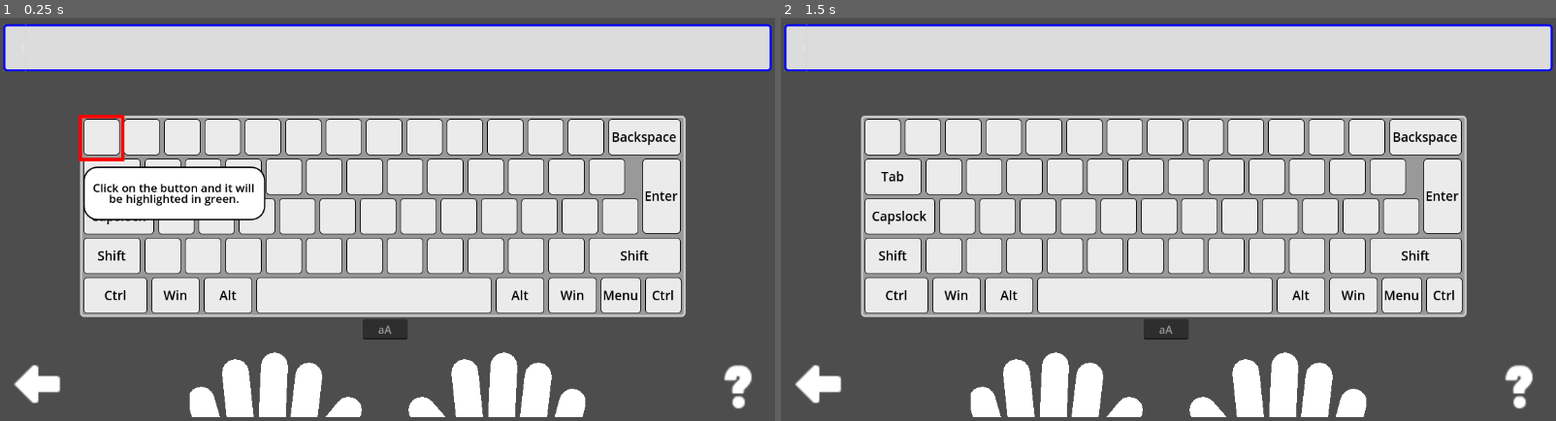
Above: before the commit, frames 1-2 (left to right).
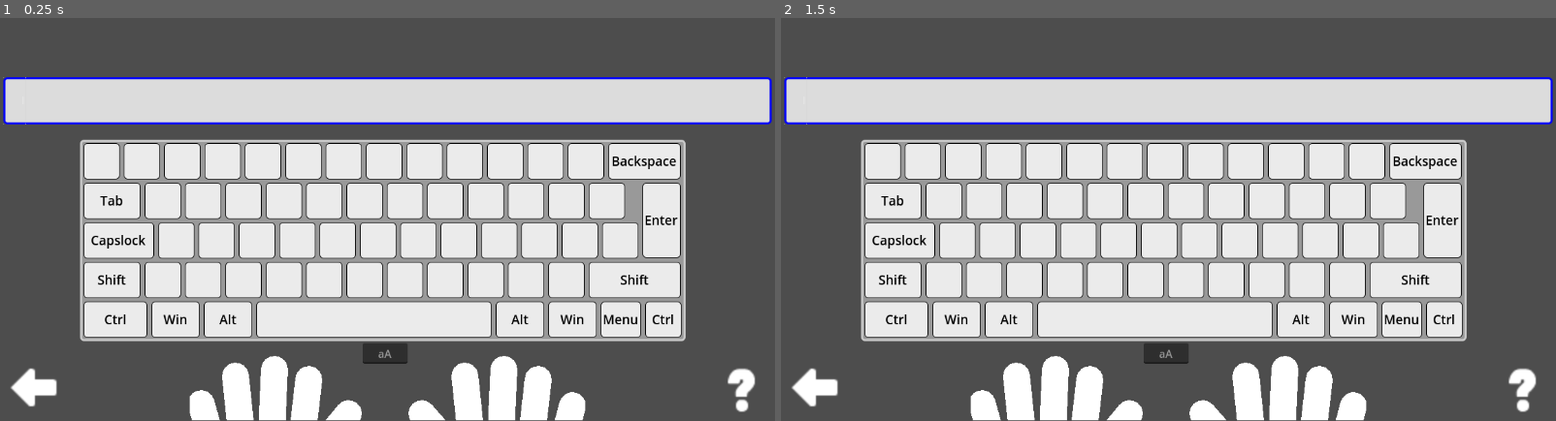
Above: after the commit, the same moments.

Repository: Medex81/100mina
Game: Godot game, scene res://app/scenes/types.tscn
Two runs of this game, one before a commit and one after it. Both use one fixed random seed, a clock stepped at 60 frames per second and the inputs below. This scene is started directly instead of the project's main scene.
Inputs (mouse positions are in pixels of both pictures, inside the frame that each line leads up to; where the layout moved, square brackets give the same spot in the first picture):
- Up to frame 1 (0.25 s): no input
- Up to frame 2 (1.5 s): click (881, 159) [881, 134] at 0.5 s; click (920, 159) [920, 134] at 1.25 s

The runs differ from the first frame. In frame 1, 46% of the frame differs, in the area x 0-100%, y 1-100%; in frame 2, 45%.

Commit message:
Code optimization

Diff:
--- a/app/scenes/lessons.gd
+++ b/app/scenes/lessons.gd
@@ -46,7 +46,7 @@
 	get_tree().call_group(TutorStep.group_name, TutorStep.group_method, "step_dialog")
 
 func start_lesson(lesson:String):
-	var parts = TypeEngine.get_lesson_parts(lesson)
+	var parts = TypeEngine.load_lesson(lesson)
 	_lang = TypeEngine.get_lesson_lang(lesson)
 	if not TypeEngine.is_keyboard_exists(_lang):
 		OS.alert(tr("key_error_kb_not_exists").format([_lang, lesson]), tr("key_title_error"))
--- a/app/scenes/lessons.tscn
+++ b/app/scenes/lessons.tscn
@@ -200,7 +200,7 @@
 custom_minimum_size = Vector2(100, 100)
 layout_mode = 2
 size_flags_horizontal = 3
-tooltip_text = "key_tutor_export"
+tooltip_text = "key_tutor_export_lesson"
 texture_normal = ExtResource("10_c3242")
 ignore_texture_size = true
 stretch_mode = 5
@@ -209,7 +209,7 @@
 custom_minimum_size = Vector2(100, 100)
 layout_mode = 2
 size_flags_horizontal = 3
-tooltip_text = "key_tutor_import"
+tooltip_text = "key_tutor_import_lesson"
 texture_normal = ExtResource("11_0t1ba")
 ignore_texture_size = true
 stretch_mode = 5
@@ -312,7 +312,7 @@
 offset_left = -200.0
 offset_top = -250.0
 offset_right = 200.0
-offset_bottom = 250.0
+offset_bottom = 272.0
 create_lesson = "res://app/scenes/tutor/tutor_create_lesson.tscn"
 create_keyboard = "res://app/scenes/tutor/tutor_create_keyboard.tscn"
 export = "res://app/scenes/tutor/tutor_export.tscn"
--- a/app/scenes/parts.gd
+++ b/app/scenes/parts.gd
@@ -20,7 +20,7 @@
 		if new_part not in _parts:
 			_parts[new_part] = ""
 			$list.add_item(new_part)
-			TypeEngine.save_parts(_lesson, make_lesson_dict())
+			TypeEngine.save_lesson(_lesson, make_lesson_dict())
 			get_tree().call_group(TutorStep.group_name, TutorStep.group_method, "step_sel_new_part")
 	else:
 		OS.alert(tr("key_error_empty_part_name"), tr("key_title_error"))
@@ -35,7 +35,7 @@
 	var select_id = $list.get_selected_items() as Array
 	if not select_id.is_empty():
 		_parts.erase($list.get_item_text(select_id.front()))
-		TypeEngine.save_parts(_lesson, make_lesson_dict())
+		TypeEngine.save_lesson(_lesson, make_lesson_dict())
 		add_items_filtered()
 
 # fill in the list of parts from the lesson data
@@ -48,7 +48,7 @@
 		return
 	emit_signal("send_part_clicked", "")
 	_lesson = lesson
-	_parts = TypeEngine.get_lesson_parts(lesson)
+	_parts = TypeEngine.load_lesson(lesson)
 	_lang = TypeEngine.get_lesson_lang(lesson)
 	add_items_filtered()
 
@@ -67,7 +67,7 @@
 	var select_id = $list.get_selected_items() as Array
 	if not select_id.is_empty() and not _lesson.is_empty():
 		_parts[$list.get_item_text(select_id.front())] = symbols
-		TypeEngine.save_parts(_lesson, make_lesson_dict())
+		TypeEngine.save_lesson(_lesson, make_lesson_dict())
 		OS.alert(tr("key_done_part_saved"), "")
 	else:
 		OS.alert(tr("key_error_not_selected_part"), tr("key_title_error"))
--- a/app/scenes/tutor/tutor_new_keyboard.tscn
+++ b/app/scenes/tutor/tutor_new_keyboard.tscn
@@ -10,36 +10,45 @@
 anchor_bottom = 1.0
 grow_horizontal = 2
 grow_vertical = 2
+metadata/_edit_use_anchors_ = true
 
 [node name="first" parent="." instance=ExtResource("1_1mdre")]
-visible = false
 layout_mode = 1
 anchors_preset = -1
-anchor_left = 0.107
-anchor_top = 0.301
-anchor_right = 0.157
-anchor_bottom = 0.379
-offset_left = -91.3
-offset_top = -14.8
-offset_right = 134.1
-offset_bottom = 41.656
+anchor_left = 0.5
+anchor_top = 0.573
+anchor_right = 0.5
+anchor_bottom = 0.573
+offset_left = -409.0
+offset_top = -53.304
+offset_right = -126.0
+offset_bottom = 53.696
 _hint = "key_tutor_kb_first"
 is_paused = true
 
 [node name="step_goal" parent="first" instance=ExtResource("2_4kmvb")]
-layout_mode = 0
-offset_left = -4.0
-offset_top = -74.0
-offset_right = 59.0
-offset_bottom = -10.0
+layout_mode = 1
+anchors_preset = -1
+anchor_left = 1.58
+anchor_top = 3.068
+anchor_right = 1.58
+anchor_bottom = 3.068
+offset_left = -494.14
+offset_top = -413.276
+offset_right = -431.14
+offset_bottom = -358.276
 
 [node name="lineedit" parent="." instance=ExtResource("1_1mdre")]
-visible = false
-layout_mode = 0
-offset_left = 253.0
-offset_top = 10.5
-offset_right = 639.0
-offset_bottom = 278.5
+layout_mode = 1
+anchors_preset = -1
+anchor_left = 0.5
+anchor_top = 0.572
+anchor_right = 0.5
+anchor_bottom = 0.572
+offset_left = -203.0
+offset_top = -130.656
+offset_right = 183.0
+offset_bottom = 137.344
 _hint = "key_tutor_kb_lineedit"
 
 [node name="step_goal" parent="lineedit" instance=ExtResource("2_4kmvb")]
--- a/app/scenes/types.gd
+++ b/app/scenes/types.gd
@@ -1,15 +1,23 @@
 extends Control
 
 @export_file("*.tscn") var new_kb_tutor:String
+@export_file("*.tscn") var keyboard_start_tutor:String
 var _scene_data:KeyboardDataResource
 
 func _ready():
 	_scene_data = TypeEngine.scene_mediator.get(TypeEngine.keyboard_scene, null) as KeyboardDataResource
-	if _scene_data and not _scene_data.edit_mode:
-		$margin/help.hide()
+	if _scene_data:
+		state(_scene_data.edit_mode)
+		if _scene_data.edit_mode:
+			if not new_kb_tutor.is_empty():
+				help_tutor()
+		else:
+			if not keyboard_start_tutor.is_empty() and not TypeEngine.is_tutor_done(keyboard_start_tutor.get_file().get_basename()):
+				TypeEngine.add_tutor(keyboard_start_tutor, self)
 
-	if not new_kb_tutor.is_empty() and not TypeEngine.is_tutor_done(new_kb_tutor.get_file().get_basename()):
-		help_tutor()
+func state(mode:bool):
+	$help.visible = mode
+	$fingers.visible = !mode
 
 func help_tutor():
-	TypeEngine.add_tutor(new_kb_tutor, $margin/vbox/keyboards/keyboard)
+	TypeEngine.add_tutor(new_kb_tutor, self)
--- a/app/scenes/types.tscn
+++ b/app/scenes/types.tscn
@@ -31,35 +31,30 @@
 size_flags_stretch_ratio = 0.0
 script = ExtResource("1_com5d")
 new_kb_tutor = "res://app/scenes/tutor/tutor_new_keyboard.tscn"
+keyboard_start_tutor = "res://app/scenes/tutor/tutor_start_type.tscn"
 metadata/_edit_use_anchors_ = true
 
-[node name="margin" type="MarginContainer" parent="."]
-layout_mode = 1
-anchors_preset = 15
-anchor_right = 1.0
-anchor_bottom = 1.0
-grow_horizontal = 2
-grow_vertical = 2
-theme_override_constants/margin_left = 5
-theme_override_constants/margin_top = 5
-theme_override_constants/margin_right = 5
-theme_override_constants/margin_bottom = 5
-metadata/_edit_use_anchors_ = true
-
-[node name="vbox" type="VBoxContainer" parent="margin"]
-layout_mode = 2
-
-[node name="type_area" type="Panel" parent="margin/vbox"]
+[node name="type_area" type="Panel" parent="."]
 custom_minimum_size = Vector2(0, 70)
-layout_mode = 2
-size_flags_vertical = 10
-size_flags_stretch_ratio = 1.04
+layout_mode = 1
+anchors_preset = 14
+anchor_top = 0.5
+anchor_right = 1.0
+anchor_bottom = 0.5
+offset_left = 5.0
+offset_top = -188.0
+offset_right = -5.0
+offset_bottom = -118.0
+grow_horizontal = 2
+grow_vertical = 2
+size_flags_vertical = 0
+size_flags_stretch_ratio = 0.0
 theme_override_styles/panel = SubResource("StyleBoxFlat_6vyuw")
 script = ExtResource("1_16nid")
 _sound_error = "res://assets/sounds/error.wav"
 _sound_success = "res://assets/sounds/success.wav"
 
-[node name="HBoxContainer" type="HBoxContainer" parent="margin/vbox/type_area"]
+[node name="HBoxContainer" type="HBoxContainer" parent="type_area"]
 layout_mode = 1
 anchors_preset = 15
 anchor_right = 1.0
@@ -70,7 +65,7 @@
 alignment = 1
 metadata/_edit_use_anchors_ = true
 
-[node name="accept" type="LineEdit" parent="margin/vbox/type_area/HBoxContainer"]
+[node name="accept" type="LineEdit" parent="type_area/HBoxContainer"]
 clip_contents = true
 layout_mode = 2
 theme_override_font_sizes/font_size = 7
@@ -84,7 +79,7 @@
 flat = true
 caret_mid_grapheme = false
 
-[node name="input" type="Label" parent="margin/vbox/type_area/HBoxContainer"]
+[node name="input" type="Label" parent="type_area/HBoxContainer"]
 layout_mode = 2
 size_flags_horizontal = 3
 size_flags_vertical = 1
@@ -97,19 +92,26 @@
 autowrap_mode = 1
 clip_text = true
 
-[node name="Timer" type="Timer" parent="margin/vbox/type_area"]
+[node name="Timer" type="Timer" parent="type_area"]
 wait_time = 0.5
 one_shot = true
 
-[node name="AudioStreamPlayer2D" type="AudioStreamPlayer2D" parent="margin/vbox/type_area"]
-
-[node name="keyboards" type="Control" parent="margin/vbox"]
+[node name="AudioStreamPlayer2D" type="AudioStreamPlayer2D" parent="type_area"]
+
+[node name="keyboards" type="Control" parent="."]
 layout_mode = 2
+anchors_preset = 0
+anchor_left = 0.5
+anchor_top = 0.573
+anchor_right = 0.5
+anchor_bottom = 0.573
+offset_top = -0.304016
+offset_bottom = -0.304016
 size_flags_horizontal = 4
-size_flags_vertical = 3
+size_flags_vertical = 4
 size_flags_stretch_ratio = 3.45
 
-[node name="keyboard" parent="margin/vbox/keyboards" instance=ExtResource("1_4u2va")]
+[node name="keyboard" parent="keyboards" instance=ExtResource("1_4u2va")]
 layout_mode = 1
 anchors_preset = 8
 anchor_left = 0.5
@@ -121,15 +123,21 @@
 offset_right = 443.0
 offset_bottom = 157.5
 
-[node name="fingers" type="Control" parent="margin/vbox"]
+[node name="fingers" type="Control" parent="."]
 custom_minimum_size = Vector2(0, 100)
-layout_mode = 2
-size_flags_vertical = 3
+layout_mode = 1
+anchors_preset = 12
+anchor_top = 1.0
+anchor_right = 1.0
+anchor_bottom = 1.0
+grow_horizontal = 2
+grow_vertical = 0
+size_flags_vertical = 8
 size_flags_stretch_ratio = 0.0
 mouse_filter = 2
 script = ExtResource("4_wkajq")
 
-[node name="Control" type="Control" parent="margin/vbox/fingers"]
+[node name="Control" type="Control" parent="fingers"]
 clip_contents = true
 layout_mode = 1
 anchors_preset = 8
@@ -144,79 +152,85 @@
 grow_horizontal = 2
 grow_vertical = 2
 
-[node name="l1" type="Line2D" parent="margin/vbox/fingers/Control"]
+[node name="l1" type="Line2D" parent="fingers/Control"]
 position = Vector2(-133, 8)
 points = PackedVector2Array(150, 70, 161, 109)
 width = 40.0
 joint_mode = 2
 begin_cap_mode = 2
 
-[node name="l2" type="Line2D" parent="margin/vbox/fingers/Control"]
+[node name="l2" type="Line2D" parent="fingers/Control"]
 position = Vector2(-83, 9)
 points = PackedVector2Array(151, 28, 159, 105)
 width = 40.0
 joint_mode = 2
 begin_cap_mode = 2
 
-[node name="l3" type="Line2D" parent="margin/vbox/fingers/Control"]
+[node name="l3" type="Line2D" parent="fingers/Control"]
 position = Vector2(-35, 10)
 points = PackedVector2Array(161, 17, 157, 104)
 width = 40.0
 joint_mode = 2
 begin_cap_mode = 2
 
-[node name="l4" type="Line2D" parent="margin/vbox/fingers/Control"]
+[node name="l4" type="Line2D" parent="fingers/Control"]
 position = Vector2(19, 10)
 points = PackedVector2Array(158, 32, 149, 111)
 width = 40.0
 joint_mode = 2
 begin_cap_mode = 2
 
-[node name="l5" type="Line2D" parent="margin/vbox/fingers/Control"]
+[node name="l5" type="Line2D" parent="fingers/Control"]
 position = Vector2(65, 12)
 points = PackedVector2Array(171, 81, 144, 114)
 width = 40.0
 joint_mode = 2
 begin_cap_mode = 2
 
-[node name="r1" type="Line2D" parent="margin/vbox/fingers/Control"]
+[node name="r1" type="Line2D" parent="fingers/Control"]
 position = Vector2(231, 13)
 points = PackedVector2Array(114, 80, 144, 114)
 width = 40.0
 joint_mode = 2
 begin_cap_mode = 2
 
-[node name="r2" type="Line2D" parent="margin/vbox/fingers/Control"]
+[node name="r2" type="Line2D" parent="fingers/Control"]
 position = Vector2(258, 9)
 points = PackedVector2Array(151, 28, 159, 105)
 width = 40.0
 joint_mode = 2
 begin_cap_mode = 2
 
-[node name="r3" type="Line2D" parent="margin/vbox/fingers/Control"]
+[node name="r3" type="Line2D" parent="fingers/Control"]
 position = Vector2(306, 10)
 points = PackedVector2Array(161, 17, 157, 104)
 width = 40.0
 joint_mode = 2
 begin_cap_mode = 2
 
-[node name="r4" type="Line2D" parent="margin/vbox/fingers/Control"]
+[node name="r4" type="Line2D" parent="fingers/Control"]
 position = Vector2(360, 10)
 points = PackedVector2Array(158, 32, 149, 111)
 width = 40.0
 joint_mode = 2
 begin_cap_mode = 2
 
-[node name="r5" type="Line2D" parent="margin/vbox/fingers/Control"]
+[node name="r5" type="Line2D" parent="fingers/Control"]
 position = Vector2(399, 10)
 points = PackedVector2Array(170, 71, 159, 113)
 width = 40.0
 joint_mode = 2
 begin_cap_mode = 2
 
-[node name="exit" type="TextureButton" parent="margin"]
+[node name="exit" type="TextureButton" parent="."]
 custom_minimum_size = Vector2(100, 100)
-layout_mode = 2
+layout_mode = 1
+anchors_preset = 2
+anchor_top = 1.0
+anchor_bottom = 1.0
+offset_top = -100.0
+offset_right = 100.0
+grow_vertical = 0
 size_flags_horizontal = 0
 size_flags_vertical = 8
 tooltip_text = "key_title_back"
@@ -224,9 +238,18 @@
 ignore_texture_size = true
 stretch_mode = 5
 
-[node name="help" type="TextureButton" parent="margin"]
+[node name="help" type="TextureButton" parent="."]
 custom_minimum_size = Vector2(100, 100)
-layout_mode = 2
+layout_mode = 1
+anchors_preset = 3
+anchor_left = 1.0
+anchor_top = 1.0
+anchor_right = 1.0
+anchor_bottom = 1.0
+offset_left = -100.0
+offset_top = -100.0
+grow_horizontal = 0
+grow_vertical = 0
 size_flags_horizontal = 8
 size_flags_vertical = 8
 tooltip_text = "key_title_hint"
@@ -234,9 +257,9 @@
 ignore_texture_size = true
 stretch_mode = 5
 
-[connection signal="send_next_symbol" from="margin/vbox/type_area" to="margin/vbox/keyboards/keyboard" method="_on_type_area_send_next_symbol"]
-[connection signal="text_changed" from="margin/vbox/type_area/HBoxContainer/accept" to="margin/vbox/type_area" method="_on_accept_text_changed"]
-[connection signal="timeout" from="margin/vbox/type_area/Timer" to="margin/vbox/type_area" method="_on_timer_timeout"]
-[connection signal="send_select_finger" from="margin/vbox/keyboards/keyboard" to="margin/vbox/fingers" method="_on_keyboard_send_select_finger"]
-[connection signal="pressed" from="margin/exit" to="margin/vbox/type_area" method="_on_exit_pressed"]
-[connection signal="pressed" from="margin/help" to="." method="help_tutor"]
+[connection signal="send_next_symbol" from="type_area" to="keyboards/keyboard" method="_on_type_area_send_next_symbol"]
+[connection signal="text_changed" from="type_area/HBoxContainer/accept" to="type_area" method="_on_accept_text_changed"]
+[connection signal="timeout" from="type_area/Timer" to="type_area" method="_on_timer_timeout"]
+[connection signal="send_select_finger" from="keyboards/keyboard" to="fingers" method="_on_keyboard_send_select_finger"]
+[connection signal="pressed" from="exit" to="type_area" method="_on_exit_pressed"]
+[connection signal="pressed" from="help" to="." method="help_tutor"]
